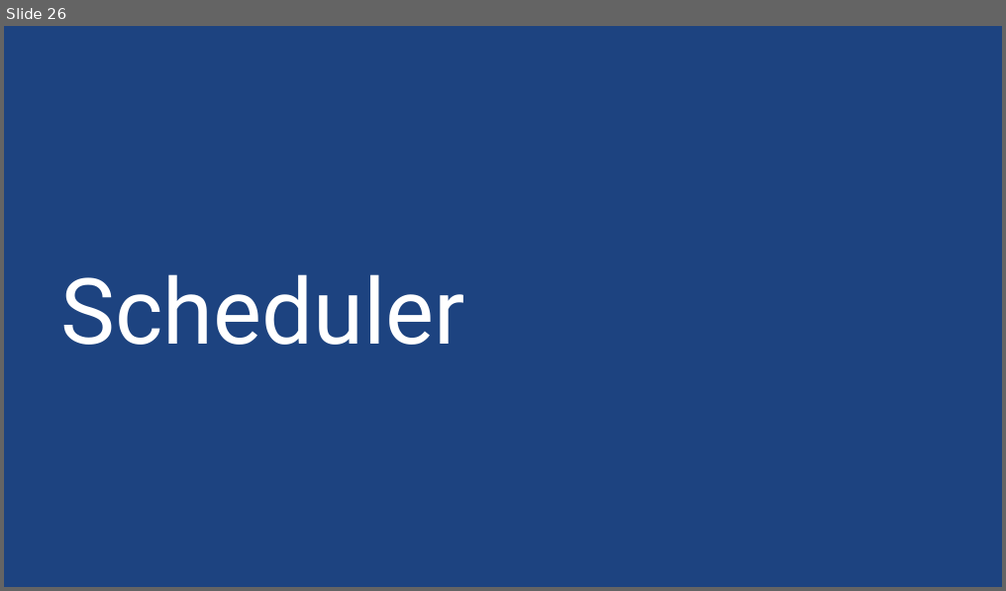
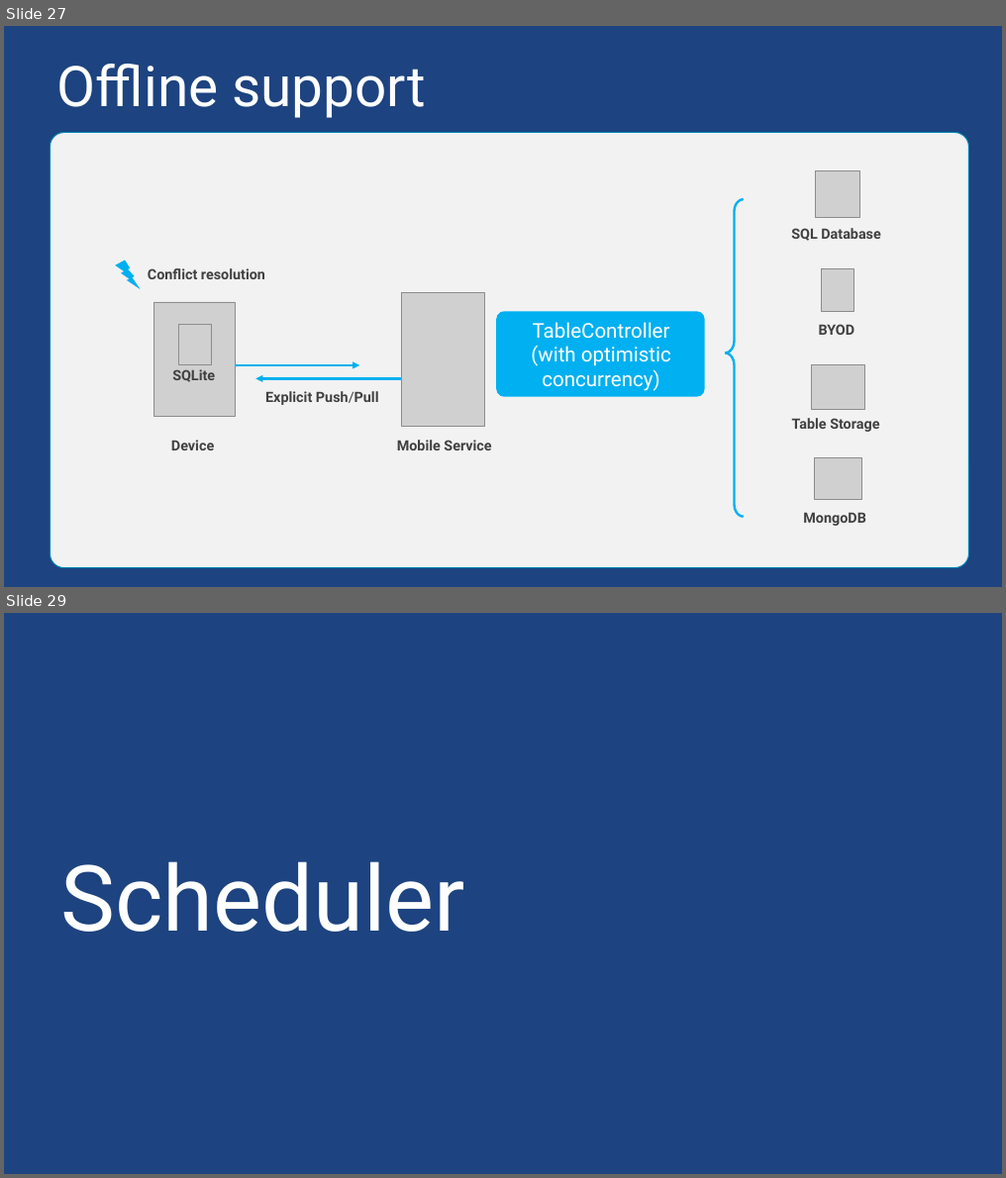
Before and after one commit to sack212/BasicAzureCamp, a slide deck: Mobile/Mobile.pptx. Shown one above the other, each under a label of ours: slide 26 before the commit, slides 27 and 29 after it; the slides between them are not shown. The pictures are 1006x591 and 1006x1178 pixels, drawn with LibreOffice and Linux fonts; fonts in the diff are those of the drawing; grey boxes stand for pictures; background and template pictures are left out. Boxes give left, top, right and bottom in pixels: in the first picture for what was removed or moved away, otherwise in the second. Text is boxed around its words. In the diff, an @@ line names an element or a change of style, - is before the commit and + after.

Commit message:
Updated Mobile deck: offline sync, script source control, resource broker

```diff
--- a/Mobile/Mobile.pptx
+++ b/Mobile/Mobile.pptx
@@ slide 27 added at <box>4,26,1002,587</box>, background picture (left out) @@
@@ title added at <box>57,64,425,118</box>, 54 pt, text #FFFFFF @@
+Offline support
@@ rounded rectangle added at <box>50,132,969,568</box>, fill #F2F2F2, outline #0082B2 1 pt @@
@@ picture added at <box>816,171,859,218</box> @@
@@ left brace added at <box>725,199,744,517</box>, outline #00B0F0 2.25 pt @@
@@ text added at <box>791,228,880,241</box>, 13.7 pt, text #404040, bold @@
+SQL Database
@@ lightning bolt added at <box>115,261,140,289</box>, fill #00B0F0 @@
@@ text added at <box>148,269,265,279</box>, 13.7 pt, text #404040, bold @@
+Conflict resolution
@@ picture added at <box>402,292,484,427</box> @@
@@ picture added at <box>822,269,854,311</box> @@
@@ picture added at <box>154,302,236,417</box> @@
@@ rounded rectangle added at <box>497,311,705,396</box>, fill #00B0F0 @@
@@ rectangle added at <box>500,316,703,393</box>, fill #00B0F0, 19.6 pt, text #FFFFFF @@
+TableController
+(with optimistic concurrency)
@@ picture added at <box>179,325,211,366</box> @@
@@ text added at <box>819,324,855,335</box>, 13.7 pt, text #404040, bold @@
+BYOD
@@ text added at <box>172,370,215,382</box>, 13.7 pt, text #404040, bold @@
+SQLite
@@ arrow added from (236, 366) to (359, 366), #00B0F0 2.25 pt @@
@@ arrow added from (402, 379) to (255, 379), #00B0F0 2.25 pt @@
@@ picture added at <box>811,366,864,410</box> @@
@@ text added at <box>265,391,379,405</box>, 13.7 pt, text #404040, bold @@
+Explicit Push/Pull
@@ text added at <box>171,440,214,451</box>, 13.7 pt, text #404040, bold @@
+Device
@@ text added at <box>397,440,491,451</box>, 13.7 pt, text #404040, bold @@
+Mobile Service
@@ text added at <box>792,418,879,432</box>, 13.7 pt, text #404040, bold @@
+Table Storage
@@ picture added at <box>814,459,861,500</box> @@
@@ text added at <box>803,513,866,526</box>, 13.7 pt, text #404040, bold @@
+MongoDB
@@ what was slide 26 is now slide 29 @@
```
Also in this commit, not shown: 2 slides changed, 2 other slides added, 1 other file.
